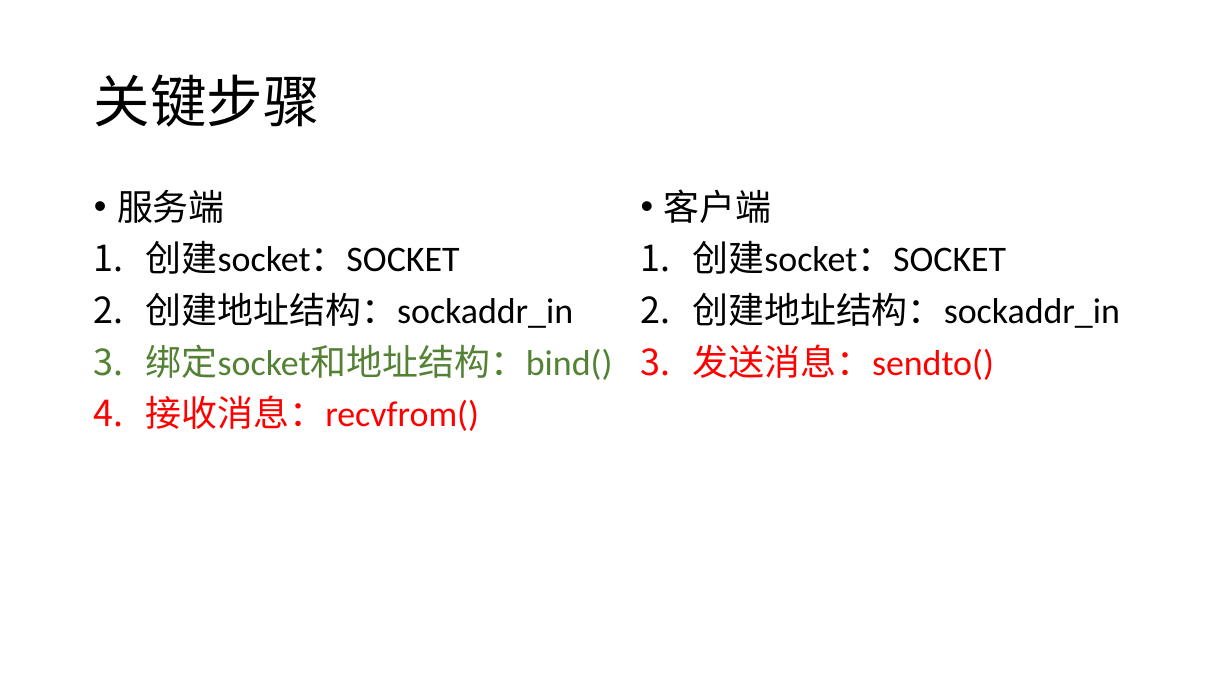
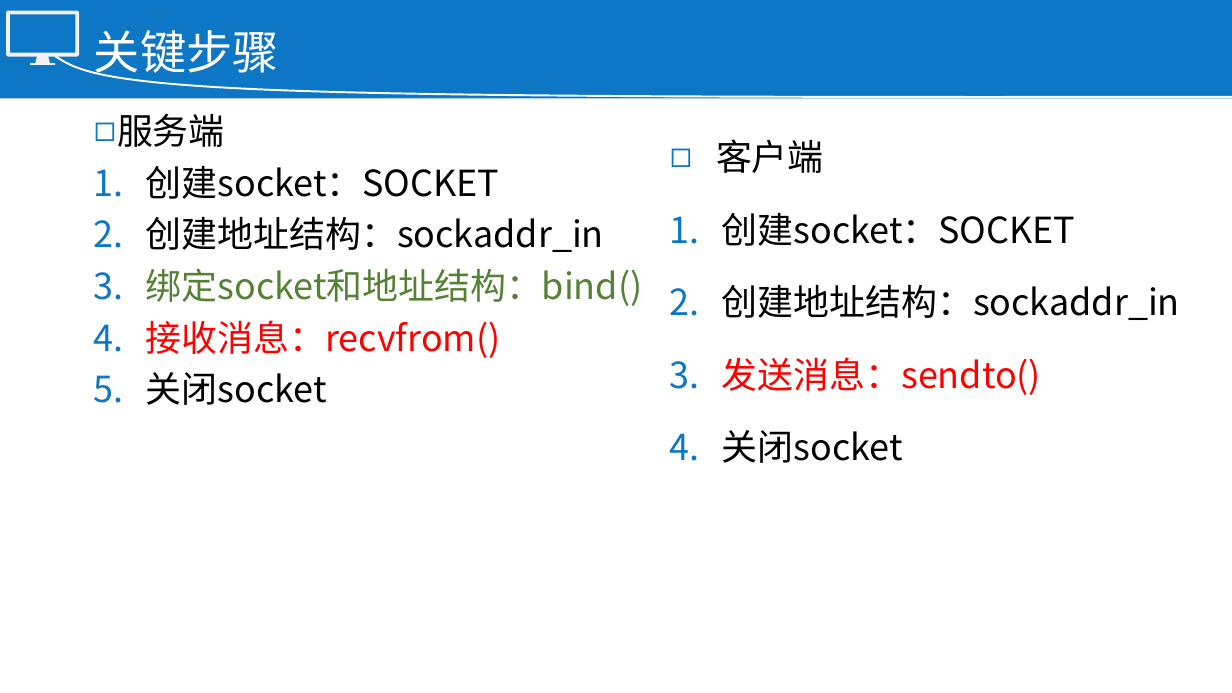
Before and after one commit to NeilKeats/SocketDemo, a slide deck: slide 10 of Windows/UDP套接字编程demo.pptx (slide 5 before the commit). Drawn at 1232x693 pixels with LibreOffice and Linux fonts; fonts in the diff are those of the drawing. Boxes give left, top, right and bottom in pixels: in the first picture for what was removed or moved away, otherwise in the second. Text is boxed around its words. In the diff, an @@ line names an element or a change of style, - is before the commit and + after.

```diff
--- a/Windows/UDP套接字编程demo.pptx
+++ b/Windows/UDP套接字编程demo.pptx
@@ background #FFFFFF to #0D76C5 @@
@@ rounded rectangle added at box(8, 13, 78, 55), outline #F2F2F2 3 pt @@
@@ title "关键步骤": place and size @@
-title "关键步骤" at box(94, 74, 320, 127)
+title "关键步骤" at box(94, 30, 279, 81)
@@ title "关键步骤" at box(94, 30, 279, 81): size 44 to 36 pt, font Calibri to Times New Roman, text colour #000000 to #FFFFFF @@
@@ trapezoid added at box(35, 55, 50, 63), fill #F2F2F2 @@
@@ freeform shape added at box(55, 56, 1232, 97), outline #FFFFFF 1.5 pt @@
@@ rectangle added at box(30, 63, 55, 65), fill #F2F2F2 @@
@@ rectangle added at box(0, 99, 1232, 693), fill #FFFFFF @@
@@ text "服务端": place and size @@
-text "服务端" at box(117, 190, 613, 431)
+text "服务端" at box(117, 114, 642, 405)
@@ text at box(117, 114, 642, 358): font Calibri to Noto Sans CJK SC in "服务端", "创建socket：SOCKET", "创建地址结构：sockaddr_in", "绑定socket和地址结构：bind()" and 1 more places; bullet • to ◻; line spacing 0.9 to 1.5; less space between paragraphs @@
@@ text "客户端": place and size @@
-text "客户端" at box(664, 189, 1120, 380)
+text "客户端" at box(716, 139, 1180, 463)
@@ text at box(716, 139, 1180, 395): font Calibri to Noto Sans CJK SC in "客户端", "创建socket：SOCKET", "创建地址结构：sockaddr_in", "发送消息：sendto()"; bullet • to ◻; line spacing 0.9 to 1.5; less space between paragraphs @@
@@ text at box(146, 372, 327, 405): paragraph added @@
+5. 关闭socket
@@ text at box(722, 430, 903, 463): paragraph added @@
+4. 关闭socket
```
Also in this commit, not shown: 2 other slides changed, 8 slides added, 2 slides removed, 2 other files.
